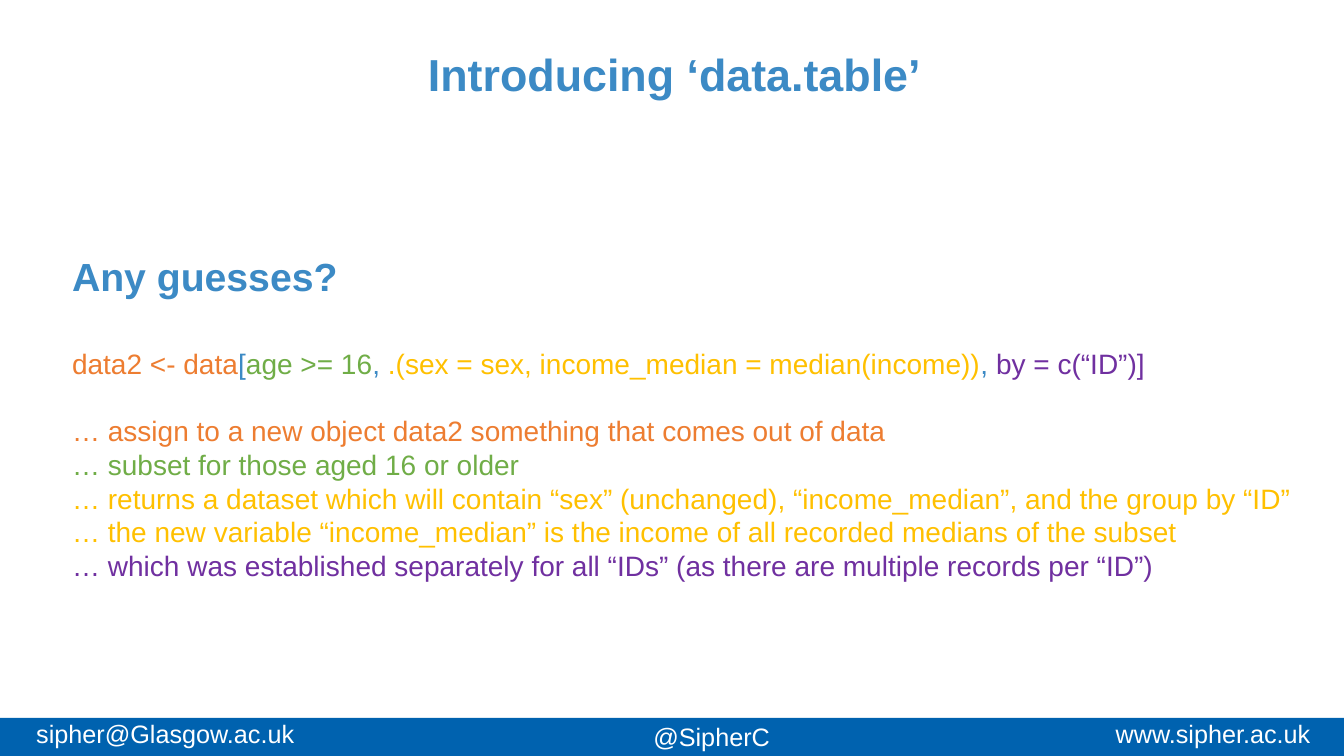
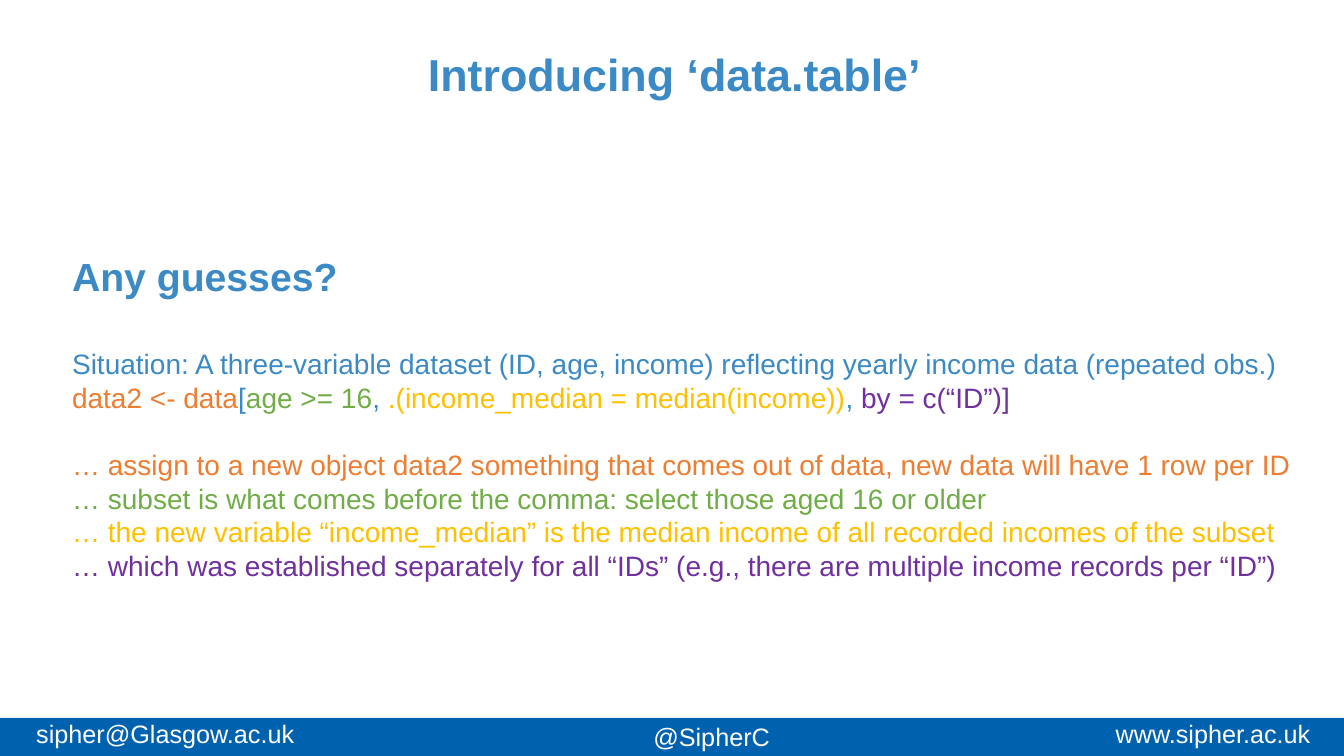
Before and after one commit to AndreasxHoehn/2024_RDS_DT, a slide deck: slide 13 of Slides/slides.pptx. Drawn at 1344x756 pixels with LibreOffice and Linux fonts; fonts in the diff are those of the drawing; background and template pictures are left out. Boxes give left, top, right and bottom in pixels: in the first picture for what was removed or moved away, otherwise in the second. Text is boxed around its words. In the diff, an @@ line names an element or a change of style, - is before the commit and + after.

Commit message:
last fixes
updated slides and code files, mainly typos

```diff
--- a/Slides/slides.pptx
+++ b/Slides/slides.pptx
@@ text at bbox=[72, 353, 1290, 581]: text changed @@
-data2 <- data[age >= 16, .(sex = sex, income_median = median(income)), by = c(“ID”)]
-… assign to a new object data2 something that comes out of data
-… subset for those aged 16 or older
-… returns a dataset which will contain “sex” (unchanged), “income_median”, and the group by “ID”
-… the new variable “income_median” is the income of all recorded medians of the subset
-… which was established separately for all “IDs” (as there are multiple records per “ID”)
+Situation: A three-variable dataset (ID, age, income) reflecting yearly income data (repeated obs.)
+data2 <- data[age >= 16, .(income_median = median(income)), by = c(“ID”)]
+… assign to a new object data2 something that comes out of data, new data will have 1 row per ID
+… subset is what comes before the comma: select those aged 16 or older
+… the new variable “income_median” is the median income of all recorded incomes of the subset
+… which was established separately for all “IDs” (e.g., there are multiple income records per “ID”)
```
Also in this commit, not shown: 7 other slides changed, 4 other files.
